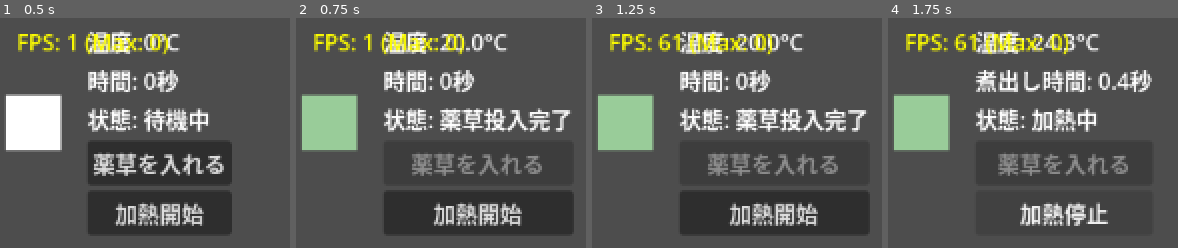
Above: before the commit, frames 1-4 (left to right).
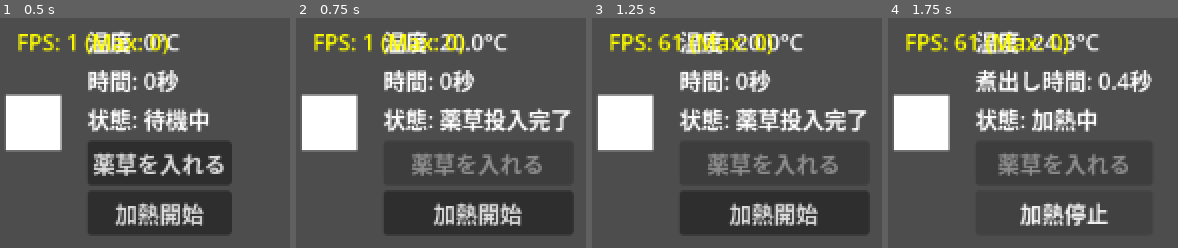
Above: after the commit, the same moments.

Repository: KFUJI3375/maid-in-lab
Game: Godot game, scene res://scenes/alchemy_lab.tscn
The game is run twice, just before and just after one commit, with the same random seed, the same clock (stepped at 60 frames per second) and the same inputs.
Inputs:
- Up to frame 1 (0.5 s): no input
- Up to frame 2 (0.75 s): click "薬草を入れる" at 0.5 s
- Up to frame 3 (1.25 s): no input
- Up to frame 4 (1.75 s): click "加熱開始" at 1.25 s

Frame 1 is identical in both runs. In frame 2, 4.7% of the frame differs, in the area x 2-22%, y 33-58%; in frame 3, 4.7%; in frame 4, 4.7%.

Commit message:
溶液を追加

Diff:
--- a/scripts/application/brew_potion_use_case.gd
+++ b/scripts/application/brew_potion_use_case.gd
@@ -5,6 +5,7 @@
 signal temperature_changed(temp: float)
 signal progress_changed(progress: float)
 signal potion_created(potion: Potion)
+signal solution_color_changed(color: Color) # 新規：溶液の色変化
 
 const HEATING_RATE = 10.0
 const COOLING_RATE = 5.0
@@ -16,6 +17,7 @@
 	alchemy_process = AlchemyProcess.new(herb)
 	alchemy_process.progress_updated.connect(_on_progress_updated)
 	alchemy_process.completed.connect(_on_potion_completed)
+	alchemy_process.solution_updated.connect(_on_solution_updated) # 新規
 	change_state("薬草投入完了")
 
 func toggle_heating() -> bool:
@@ -44,3 +46,7 @@
 func _on_potion_completed(potion: Potion) -> void:
 	change_state("完成！%s の%sができました！" % [potion.get_quality_text(), potion.name])
 	potion_created.emit(potion)
+
+func _on_solution_updated(solution: Solution) -> void:
+	# 溶液の色を通知
+	solution_color_changed.emit(solution.color)
--- /dev/null
+++ b/scripts/domain/entities/solution.gd
@@ -0,0 +1,97 @@
+class_name Solution
+extends RefCounted
+
+signal color_changed(new_color: Color)
+signal concentration_changed(concentration: float)
+
+# 溶液の成分
+class Component extends RefCounted:
+	var name: String
+	var concentration: float # 濃度 (0-100%)
+
+	func _init(p_name: String, p_concentration: float = 0.0):
+		name = p_name
+		concentration = p_concentration
+
+# 溶液の状態
+var components: Array[Component] = []
+var color: Color = Color(0.8, 0.8, 1.0, 0.3) # 初期は透明に近い
+var volume: float = 100.0 # ml
+var temperature: float = 20.0
+
+func _init():
+	pass
+
+# 薬草を追加
+func add_herb(herb: Herb) -> void:
+	var component = Component.new(herb.name, 0.0)
+	components.append(component)
+	update_color()
+
+# 成分を抽出（加熱による）
+func extract_component(component_name: String, amount: float) -> void:
+	for component in components:
+		if component.name == component_name:
+			component.concentration += amount
+			component.concentration = min(component.concentration, 100.0)
+			concentration_changed.emit(component.concentration)
+			update_color()
+			break
+
+# 最も高濃度の成分を取得
+func get_primary_component() -> Component:
+	if components.is_empty():
+		return null
+
+	var primary = components[0]
+	for component in components:
+		if component.concentration > primary.concentration:
+			primary = component
+	return primary
+
+# 総濃度を取得
+func get_total_concentration() -> float:
+	var total = 0.0
+	for component in components:
+		total += component.concentration
+	return total
+
+# 溶液の色を更新
+func update_color() -> void:
+	var total = get_total_concentration()
+
+	if total <= 0:
+		# 透明
+		color = Color(0.8, 0.8, 1.0, 0.3)
+	elif total < 30:
+		# 薄い緑
+		var alpha = total / 30.0
+		color = Color(0.6, 0.8, 0.6, 0.3 + alpha * 0.4)
+	elif total < 70:
+		# 緑から黄色へ
+		var progress = (total - 30.0) / 40.0
+		color = Color(
+			0.6 + progress * 0.3,
+			0.8,
+			0.6 - progress * 0.1,
+			0.7 + progress * 0.2
+		)
+	else:
+		# 濃い赤（完成）
+		var progress = (total - 70.0) / 30.0
+		color = Color(
+			0.9 + progress * 0.1,
+			0.8 - progress * 0.6,
+			0.5 - progress * 0.3,
+			0.9 + progress * 0.1
+		)
+
+	color_changed.emit(color)
+
+# 溶液から完成したポーションを生成
+func create_potion(quality: Potion.Quality) -> Potion:
+	var primary = get_primary_component()
+	var potion_name = "回復薬" if primary else "不明な薬"
+	var potency = get_total_concentration()
+
+	return Potion.new(potion_name, quality, potency, color)
--- a/scripts/domain/services/alchemy_process.gd
+++ b/scripts/domain/services/alchemy_process.gd
@@ -3,33 +3,22 @@
 
 signal progress_updated(percentage: float)
 signal completed(potion: Potion)
-
-# Constants
-const CELL_BREAK_TEMP: float = 60.0
-const PROGRESS_RATE: float = 10.0
-
-# Efficiency thresholds
-const OPTIMAL_TOLERANCE: float = 5.0
-const GOOD_TOLERANCE: float = 15.0
-const EFFICIENCY_OPTIMAL: float = 2.0
-const EFFICIENCY_NORMAL: float = 1.0
-const EFFICIENCY_POOR: float = 0.5
-
-# Potency calculation
-const BASE_POTENCY: float = 50.0
-const TEMP_BONUS_RANGE: float = 50.0
-const MIN_POTENCY: float = 10.0
-const MAX_POTENCY: float = 100.0
+signal solution_updated(solution: Solution) # 新規：溶液の状態変化
 
 var herb: Herb
 var temperature: Temperature
-var progress: float = 0.0  # 0-100
+var solution: Solution # 新規：溶液オブジェクト
+var progress: float = 0.0 # 0-100
 var is_active: bool = false
-var is_completed: bool = false
 
 func _init(p_herb: Herb):
 	herb = p_herb
 	temperature = Temperature.new()
+	solution = Solution.new() # 溶液を生成
+	solution.add_herb(herb) # 薬草を溶液に追加
+
+	# 溶液のシグナルを転送
+	solution.color_changed.connect(_on_solution_color_changed)
 
 func start_heating() -> void:
 	is_active = true
@@ -44,33 +33,40 @@
 	else:
 		temperature.decrease(cooling_rate * delta)
 
+	# 溶液の温度も更新
+	solution.temperature = temperature.value
+
 	# 細胞壁破壊プロセス
-	if temperature.value >= CELL_BREAK_TEMP and not is_completed:
+	if temperature.value >= 60.0:
 		var efficiency = calculate_efficiency()
-		progress += efficiency * delta * PROGRESS_RATE
+		var extraction_rate = efficiency * delta * 10.0
+
+		# 成分を抽出
+		solution.extract_component(herb.name, extraction_rate)
+
+		progress += extraction_rate
 		progress = min(progress, 100.0)
 		progress_updated.emit(progress)
 
+		# 溶液の状態を通知
+		solution_updated.emit(solution)
+
 		if progress >= 100.0:
-			is_completed = true
 			var potion = create_potion()
 			completed.emit(potion)
 
 func calculate_efficiency() -> float:
-	# 最適温度に近いほど効率が良い
 	var temp_diff = abs(temperature.value - herb.optimal_temperature)
-	if temp_diff <= OPTIMAL_TOLERANCE:
-		return EFFICIENCY_OPTIMAL  # 最適温度なら2倍速
-	elif temp_diff <= GOOD_TOLERANCE:
-		return EFFICIENCY_NORMAL  # 普通
+	if temp_diff <= 5.0:
+		return 2.0 # 最適温度なら2倍速
+	elif temp_diff <= 15.0:
+		return 1.0 # 普通
 	else:
-		return EFFICIENCY_POOR  # 温度が離れすぎていると遅い
+		return 0.5 # 温度が離れすぎていると遅い
 
 func create_potion() -> Potion:
 	var quality = determine_quality()
-	var potency = calculate_potency()
-	var color = determine_color(quality)
-	return Potion.new("回復薬", quality, potency, color)
+	return solution.create_potion(quality) # 溶液からポーションを生成
 
 func determine_quality() -> Potion.Quality:
 	if temperature.is_optimal_for(herb.optimal_temperature, 5.0):
@@ -82,15 +78,6 @@
 	else:
 		return Potion.Quality.POOR
 
-func calculate_potency() -> float:
-	var base_potency = BASE_POTENCY
-	var temp_bonus = TEMP_BONUS_RANGE - abs(temperature.value - herb.optimal_temperature)
-	return clamp(base_potency + temp_bonus, MIN_POTENCY, MAX_POTENCY)
-
-func determine_color(quality: Potion.Quality) -> Color:
-	match quality:
-		Potion.Quality.EXCELLENT: return Color(1.0, 0.2, 0.2)  # 濃い赤
-		Potion.Quality.GOOD: return Color(1.0, 0.5, 0.5)       # 赤
-		Potion.Quality.NORMAL: return Color(1.0, 0.7, 0.7)     # 薄い赤
-		Potion.Quality.POOR: return Color(0.6, 0.4, 0.4)       # 茶色っぽい
-		_: return Color.WHITE
+func _on_solution_color_changed(new_color: Color) -> void:
+	# 溶液の色変化を上位レイヤーに通知
+	pass
--- a/scripts/presentation/alchemy_lab_view.gd
+++ b/scripts/presentation/alchemy_lab_view.gd
@@ -16,12 +16,11 @@
 var fps_label: Label
 
 func _ready():
-	 # FPS表示ラベル作成（デバッグ用）
+	# FPS表示ラベル作成（デバッグ用）
 	fps_label = Label.new()
 	fps_label.position = Vector2(10, 10)
 	fps_label.add_theme_color_override("font_color", Color.YELLOW)
 	add_child(fps_label)
-
 
 	brew_use_case = BrewPotionUseCase.new()
 
@@ -30,6 +29,7 @@
 	brew_use_case.temperature_changed.connect(_on_temperature_changed)
 	brew_use_case.progress_changed.connect(_on_progress_changed)
 	brew_use_case.potion_created.connect(_on_potion_created)
+	brew_use_case.solution_color_changed.connect(_on_solution_color_changed) # 新規
 
 	# UIボタンのシグナル接続
 	add_herb_button.pressed.connect(_on_add_herb_pressed)
@@ -51,7 +51,7 @@
 	var herb = Herb.create_healing_herb()
 	brew_use_case.start_with_herb(herb)
 	add_herb_button.disabled = true
-	beaker_rect.color = herb.color
+	# 初期色は設定しない（溶液の色変化に任せる）
 
 func _on_heat_pressed():
 	var is_heating = brew_use_case.toggle_heating()
@@ -64,10 +64,13 @@
 	temp_label.text = "温度: %.1f°C" % temp
 
 func _on_progress_changed(progress: float):
-	status_label.text = "細胞壁破壊: %.1f%%" % progress
+	status_label.text = "成分抽出: %.1f%%" % progress
+
+func _on_solution_color_changed(color: Color):
+	# 溶液の色が変化したらビーカーの色を更新
+	beaker_rect.color = color
 
 func _on_potion_created(potion: Potion):
-	beaker_rect.color = potion.color
 	heat_button.disabled = true
 	print("ポーション完成: %s (品質: %s, 効力: %.1f)" % [
 		potion.name,
Not shown, added: scripts/application/brew_potion_use_case.gd.uid
Not shown, added: scripts/domain/entities/herb.gd.uid
Not shown, added: scripts/domain/entities/potion.gd.uid
Not shown, added: scripts/domain/entities/solution.gd.uid
Not shown, added: scripts/domain/services/alchemy_process.gd.uid
Not shown, added: scripts/domain/value_objects/temperature.gd.uid
Not shown, added: scripts/presentation/alchemy_lab_view.gd.uid
